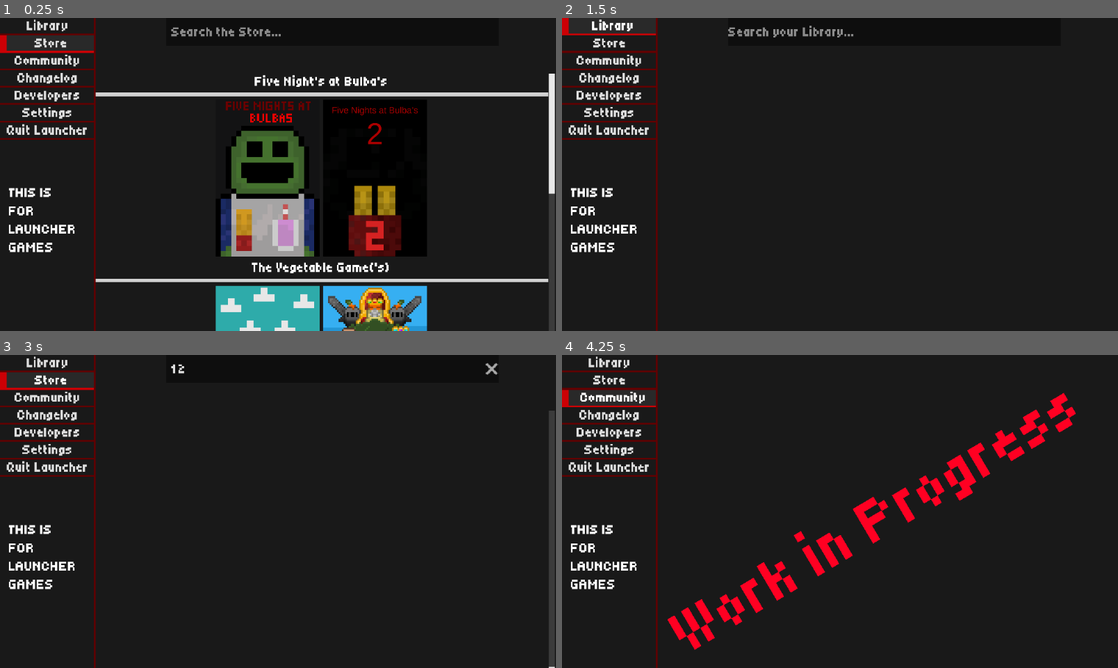
Above: before the commit, frames 1-4 (two rows, left to right).
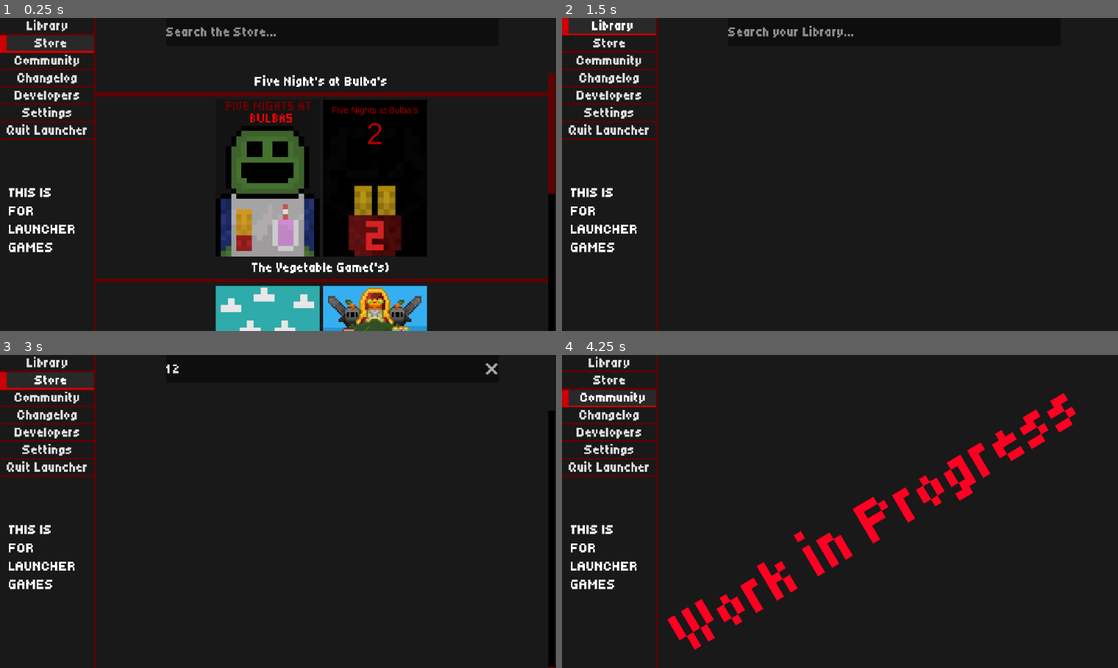
Above: after the commit, the same moments.

Repository: Workaholic-Games/Ambition-Launcher
Game: Godot game, scene res://entites/main/main.tscn
The game is run twice, just before and just after one commit, with the same random seed, the same clock (stepped at 60 frames per second) and the same inputs.
Inputs (mouse positions are in pixels of both pictures, inside the frame that each line leads up to):
- Up to frame 1 (0.25 s): no input
- Up to frame 2 (1.5 s): click (895, 30) at 0.52 s; type "12" at 0.6 s; click "Library" at 1.25 s
- Up to frame 3 (3 s): click (333, 367) at 2.02 s; type "12" at 2.1 s; click "Store" at 2.75 s
- Up to frame 4 (4.25 s): click "Community" at 3.5 s

The runs differ from the first frame. In frame 1, 3.3% of the frame differs, in the area x 17-100%, y 2-100%; in frame 2, nothing differs; in frame 3, 1.0%; in frame 4, nothing differs.

Commit message:
Scrollbar

Diff:
--- a/entites/main/main.tscn
+++ b/entites/main/main.tscn
@@ -18,6 +18,24 @@
 [ext_resource type="Script" uid="uid://b2dcbn4v850cv" path="res://entites/main/tab_buttons/quit_launcher.gd" id="15_kxcgb"]
 [ext_resource type="Script" uid="uid://6bt6hco2xcv1" path="res://entites/main/settings/settings.gd" id="16_3a0l5"]
 
+[sub_resource type="Gradient" id="Gradient_mh5tx"]
+offsets = PackedFloat32Array(0)
+colors = PackedColorArray(1, 1, 1, 0.11764706)
+
+[sub_resource type="GradientTexture2D" id="GradientTexture2D_kicgq"]
+gradient = SubResource("Gradient_mh5tx")
+fill_from = Vector2(0, 1)
+
+[sub_resource type="StyleBoxFlat" id="StyleBoxFlat_4mlte"]
+bg_color = Color(0.09803922, 0.09803922, 0.09803922, 1)
+
+[sub_resource type="StyleBoxFlat" id="StyleBoxFlat_fwoik"]
+bg_color = Color(0.056291588, 0.056291603, 0.056291595, 1)
+border_width_left = 6
+border_color = Color(0.05490196, 0.05490196, 0.05490196, 1)
+
+[sub_resource type="StyleBoxEmpty" id="StyleBoxEmpty_tkre5"]
+
 [sub_resource type="StyleBoxLine" id="StyleBoxLine_xd8mv"]
 color = Color(0.9079417, 0.9079417, 0.90794164, 1)
 thickness = 7
@@ -50,39 +68,10 @@
 VScrollBar/styles/scroll = SubResource("StyleBoxLine_fwoik")
 VScrollBar/styles/scroll_focus = SubResource("StyleBoxLine_g3yru")
 
-[sub_resource type="StyleBoxFlat" id="StyleBoxFlat_xd8mv"]
-bg_color = Color(0.8217887, 0.8217887, 0.8217885, 1)
-
-[sub_resource type="Gradient" id="Gradient_mh5tx"]
-offsets = PackedFloat32Array(0)
-colors = PackedColorArray(1, 1, 1, 0.11764706)
-
-[sub_resource type="GradientTexture2D" id="GradientTexture2D_kicgq"]
-gradient = SubResource("Gradient_mh5tx")
-fill_from = Vector2(0, 1)
-
-[sub_resource type="StyleBoxFlat" id="StyleBoxFlat_tkre5"]
-bg_color = Color(0, 0, 0, 0.68235296)
-
-[sub_resource type="StyleBoxFlat" id="StyleBoxFlat_fwoik"]
-bg_color = Color(0.056291588, 0.056291603, 0.056291595, 1)
-border_width_left = 6
-border_color = Color(0.05490196, 0.05490196, 0.05490196, 1)
-
-[sub_resource type="StyleBoxEmpty" id="StyleBoxEmpty_fwoik"]
-
-[sub_resource type="StyleBoxFlat" id="StyleBoxFlat_4mlte"]
-bg_color = Color(0.09803922, 0.09803922, 0.09803922, 1)
-
-[sub_resource type="StyleBoxEmpty" id="StyleBoxEmpty_tkre5"]
-
 [sub_resource type="StyleBoxFlat" id="StyleBoxFlat_3a0l5"]
 bg_color = Color(0.15127608, 0.15127608, 0.15127608, 1)
 border_width_left = 2
 border_color = Color(0.15294118, 0.15294118, 0.15294118, 1)
-
-[sub_resource type="StyleBoxFlat" id="StyleBoxFlat_g3yru"]
-bg_color = Color(0.38431373, 0, 0.003921569, 1)
 
 [node name="Main" type="Control" unique_id=1449737561]
 layout_mode = 3
@@ -169,7 +158,6 @@
 offset_top = 64.0
 offset_right = 641.0
 offset_bottom = 360.0
-theme = SubResource("Theme_1dv2i")
 horizontal_scroll_mode = 0
 vertical_scroll_mode = 2
 
@@ -188,7 +176,7 @@
 [node name="Line" type="Panel" parent="Panel/Tabs/Buttons/Store/Store/Area/GridContainer/Five Nights at Bulbas (FNAB)" unique_id=893160749]
 custom_minimum_size = Vector2(523, 4)
 layout_mode = 2
-theme_override_styles/panel = SubResource("StyleBoxFlat_xd8mv")
+theme_type_variation = &"Line"
 
 [node name="Games" type="HBoxContainer" parent="Panel/Tabs/Buttons/Store/Store/Area/GridContainer/Five Nights at Bulbas (FNAB)" unique_id=1710918498]
 layout_mode = 2
@@ -216,11 +204,7 @@
 offset_top = 141.0
 offset_right = 120.0
 offset_bottom = 180.0
-theme_override_colors/font_shadow_color = Color(0, 0, 0, 1)
-theme_override_constants/shadow_offset_x = 0
-theme_override_constants/shadow_offset_y = 2
-theme_override_constants/shadow_outline_size = 0
-theme_override_styles/normal = SubResource("StyleBoxFlat_tkre5")
+theme_type_variation = &"Hover_Label"
 text = "Five Night's at Bulba's"
 horizontal_alignment = 1
 autowrap_mode = 3
@@ -248,11 +232,7 @@
 offset_top = 141.0
 offset_right = 120.0
 offset_bottom = 180.0
-theme_override_colors/font_shadow_color = Color(0, 0, 0, 1)
-theme_override_constants/shadow_offset_x = 0
-theme_override_constants/shadow_offset_y = 2
-theme_override_constants/shadow_outline_size = 0
-theme_override_styles/normal = SubResource("StyleBoxFlat_tkre5")
+theme_type_variation = &"Hover_Label"
 text = "Five Night's at Bulba's 2"
 horizontal_alignment = 1
 autowrap_mode = 3
@@ -269,7 +249,7 @@
 [node name="Line" type="Panel" parent="Panel/Tabs/Buttons/Store/Store/Area/GridContainer/The Vegetable Game (Regrown)" unique_id=104340366]
 custom_minimum_size = Vector2(523, 4)
 layout_mode = 2
-theme_override_styles/panel = SubResource("StyleBoxFlat_xd8mv")
+theme_type_variation = &"Line"
 
 [node name="Games" type="HBoxContainer" parent="Panel/Tabs/Buttons/Store/Store/Area/GridContainer/The Vegetable Game (Regrown)" unique_id=2109483381]
 layout_mode = 2
@@ -298,9 +278,6 @@
 offset_right = 120.0
 offset_bottom = 180.0
 theme_type_variation = &"Hover_Label"
-theme_override_constants/shadow_offset_x = 0
-theme_override_constants/shadow_offset_y = 2
-theme_override_constants/shadow_outline_size = 0
 text = "The Vegetable Game Alpha"
 horizontal_alignment = 1
 autowrap_mode = 3
@@ -328,10 +305,6 @@
 offset_right = 120.0
 offset_bottom = 180.0
 theme_type_variation = &"Hover_Label"
-theme_override_colors/font_shadow_color = Color(0, 0, 0, 1)
-theme_override_constants/shadow_offset_x = 0
-theme_override_constants/shadow_offset_y = 2
-theme_override_constants/shadow_outline_size = 0
 text = "The Vegetable Game Regrown"
 horizontal_alignment = 1
 autowrap_mode = 3
@@ -348,7 +321,7 @@
 [node name="Line" type="Panel" parent="Panel/Tabs/Buttons/Store/Store/Area/GridContainer/Other (Bitcoin Miner)" unique_id=5009249]
 custom_minimum_size = Vector2(523, 4)
 layout_mode = 2
-theme_override_styles/panel = SubResource("StyleBoxFlat_xd8mv")
+theme_type_variation = &"Line"
 
 [node name="Games" type="HBoxContainer" parent="Panel/Tabs/Buttons/Store/Store/Area/GridContainer/Other (Bitcoin Miner)" unique_id=824905173]
 layout_mode = 2
@@ -376,11 +349,7 @@
 offset_top = 141.0
 offset_right = 120.0
 offset_bottom = 180.0
-theme_override_colors/font_shadow_color = Color(0, 0, 0, 1)
-theme_override_constants/shadow_offset_x = 0
-theme_override_constants/shadow_offset_y = 2
-theme_override_constants/shadow_outline_size = 0
-theme_override_styles/normal = SubResource("StyleBoxFlat_tkre5")
+theme_type_variation = &"Hover_Label"
 text = "Bitcoin Miner"
 horizontal_alignment = 1
 autowrap_mode = 3
@@ -390,8 +359,6 @@
 offset_left = 192.0
 offset_right = 576.0
 offset_bottom = 32.0
-theme_override_styles/normal = SubResource("StyleBoxFlat_fwoik")
-theme_override_styles/focus = SubResource("StyleBoxEmpty_fwoik")
 placeholder_text = "Search the Store..."
 emoji_menu_enabled = false
 clear_button_enabled = true
@@ -675,7 +642,7 @@
 offset_left = 108.0
 offset_right = 110.0
 offset_bottom = 360.0
-theme_override_styles/panel = SubResource("StyleBoxFlat_g3yru")
+theme_type_variation = &"Line"
 
 [node name="Quit" type="Window" parent="." unique_id=78687604]
 oversampling_override = 1.0
--- a/themes/default_dark_theme.tres
+++ b/themes/default_dark_theme.tres
@@ -27,6 +27,9 @@
 [sub_resource type="StyleBoxFlat" id="StyleBoxFlat_ug50d"]
 bg_color = Color(0.1254902, 0.1254902, 0.1254902, 1)
 
+[sub_resource type="StyleBoxFlat" id="StyleBoxFlat_2l5r5"]
+bg_color = Color(0, 0, 0, 0.68235296)
+
 [sub_resource type="StyleBoxFlat" id="StyleBoxFlat_xvamo"]
 bg_color = Color(0.38431373, 0, 0.003921569, 1)
 
@@ -48,6 +51,25 @@
 border_width_left = 2
 border_color = Color(0.15294118, 0.15294118, 0.15294118, 1)
 
+[sub_resource type="StyleBoxLine" id="StyleBoxLine_ogguv"]
+color = Color(0.38431373, 0, 0.003921569, 1)
+thickness = 8
+vertical = true
+
+[sub_resource type="StyleBoxLine" id="StyleBoxLine_5p1rt"]
+color = Color(0.5254902, 0, 0.007843138, 1)
+thickness = 8
+vertical = true
+
+[sub_resource type="StyleBoxLine" id="StyleBoxLine_10o2q"]
+color = Color(0.58431375, 0, 0.007843138, 1)
+thickness = 8
+vertical = true
+
+[sub_resource type="StyleBoxLine" id="StyleBoxLine_y6g8n"]
+thickness = 8
+vertical = true
+
 [resource]
 resource_name = "Default (Dark)"
 Button/colors/font_color = Color(0.875, 0.875, 0.875, 1)
@@ -65,6 +87,12 @@
 Close_Button/styles/hover = SubResource("StyleBoxFlat_m2m0a")
 Close_Button/styles/normal = SubResource("StyleBoxFlat_86m3o")
 Close_Button/styles/pressed = SubResource("StyleBoxFlat_ug50d")
+Hover_Label/base_type = &"Label"
+Hover_Label/colors/font_shadow_color = Color(0, 0, 0, 1)
+Hover_Label/constants/shadow_offset_x = 0
+Hover_Label/constants/shadow_offset_y = 2
+Hover_Label/constants/shadow_outline_size = 0
+Hover_Label/styles/normal = SubResource("StyleBoxFlat_2l5r5")
 Line/base_type = &"Panel"
 Line/styles/panel = SubResource("StyleBoxFlat_xvamo")
 LineEdit/styles/focus = SubResource("StyleBoxEmpty_ogguv")
@@ -74,3 +102,7 @@
 RichTextLabel/styles/normal = SubResource("StyleBoxFlat_j0g8s")
 Store_Page/base_type = &"Label"
 Store_Page/styles/normal = SubResource("StyleBoxFlat_svek6")
+VScrollBar/styles/grabber = SubResource("StyleBoxLine_ogguv")
+VScrollBar/styles/grabber_highlight = SubResource("StyleBoxLine_5p1rt")
+VScrollBar/styles/grabber_pressed = SubResource("StyleBoxLine_10o2q")
+VScrollBar/styles/scroll = SubResource("StyleBoxLine_y6g8n")
--- a/themes/default_light_theme.tres
+++ b/themes/default_light_theme.tres
@@ -5,18 +5,18 @@
 border_width_left = 2
 border_width_right = 2
 border_width_bottom = 2
-border_color = Color(0.86999315, 0.00027540416, 0.022652835, 1)
+border_color = Color(0.15249151, 0.49447626, 0.68883556, 1)
 
 [sub_resource type="StyleBoxFlat" id="StyleBoxFlat_10o2q"]
 bg_color = Color(0.87761533, 0.8776159, 0.8776152, 1)
 border_width_bottom = 2
-border_color = Color(0.9997557, 0.22081825, 0.17655927, 1)
+border_color = Color(0.21374542, 0.5992646, 0.8294968, 1)
 
 [sub_resource type="StyleBoxFlat" id="StyleBoxFlat_y6g8n"]
 bg_color = Color(0.9428228, 0.94282264, 0.94282264, 1)
 border_width_left = 8
 border_width_bottom = 2
-border_color = Color(0.8, 0, 0.019607844, 1)
+border_color = Color(0.18706569, 0.44981384, 0.61605656, 1)
 
 [sub_resource type="StyleBoxFlat" id="StyleBoxFlat_m2m0a"]
 bg_color = Color(0.08627451, 0.08627451, 0.08627451, 1)
@@ -31,7 +31,7 @@
 bg_color = Color(0.9428228, 0.94282264, 0.94282264, 0.68235296)
 
 [sub_resource type="StyleBoxFlat" id="StyleBoxFlat_u2k11"]
-bg_color = Color(0.87058824, 0, 0.023529412, 1)
+bg_color = Color(0.13967147, 0.4887638, 0.71975696, 1)
 
 [sub_resource type="StyleBoxEmpty" id="StyleBoxEmpty_u2k11"]
 
@@ -46,6 +46,26 @@
 
 [sub_resource type="StyleBoxFlat" id="StyleBoxFlat_p32uf"]
 bg_color = Color(0.8784314, 0.8784314, 0.8784314, 1)
+
+[sub_resource type="StyleBoxLine" id="StyleBoxLine_u2k11"]
+color = Color(0.14117648, 0.49019608, 0.72156864, 1)
+thickness = 8
+vertical = true
+
+[sub_resource type="StyleBoxLine" id="StyleBoxLine_f16gj"]
+color = Color(0.2205897, 0.5221603, 0.8110225, 1)
+thickness = 8
+vertical = true
+
+[sub_resource type="StyleBoxLine" id="StyleBoxLine_p32uf"]
+color = Color(0.2627451, 0.5647059, 0.85882354, 1)
+thickness = 8
+vertical = true
+
+[sub_resource type="StyleBoxLine" id="StyleBoxLine_nqxr6"]
+color = Color(0.851769, 0.8517689, 0.85176885, 1)
+thickness = 8
+vertical = true
 
 [resource]
 resource_name = "Default (Dark)"
@@ -66,6 +86,10 @@
 Close_Button/styles/normal = SubResource("StyleBoxFlat_86m3o")
 Close_Button/styles/pressed = SubResource("StyleBoxFlat_ug50d")
 Hover_Label/base_type = &"Label"
+Hover_Label/colors/font_shadow_color = Color(0.7058867, 0.7058868, 0.7058867, 1)
+Hover_Label/constants/shadow_offset_x = 0
+Hover_Label/constants/shadow_offset_y = 2
+Hover_Label/constants/shadow_outline_size = 0
 Hover_Label/styles/normal = SubResource("StyleBoxFlat_5xc3v")
 Label/colors/font_color = Color(0.07450981, 0.07450981, 0.07450981, 1)
 Line/base_type = &"Panel"
@@ -86,3 +110,7 @@
 RichTextLabel/colors/default_color = Color(0, 0, 0, 1)
 RichTextLabel/styles/normal = null
 Store_Page/styles/normal = null
+VScrollBar/styles/grabber = SubResource("StyleBoxLine_u2k11")
+VScrollBar/styles/grabber_highlight = SubResource("StyleBoxLine_f16gj")
+VScrollBar/styles/grabber_pressed = SubResource("StyleBoxLine_p32uf")
+VScrollBar/styles/scroll = SubResource("StyleBoxLine_nqxr6")
